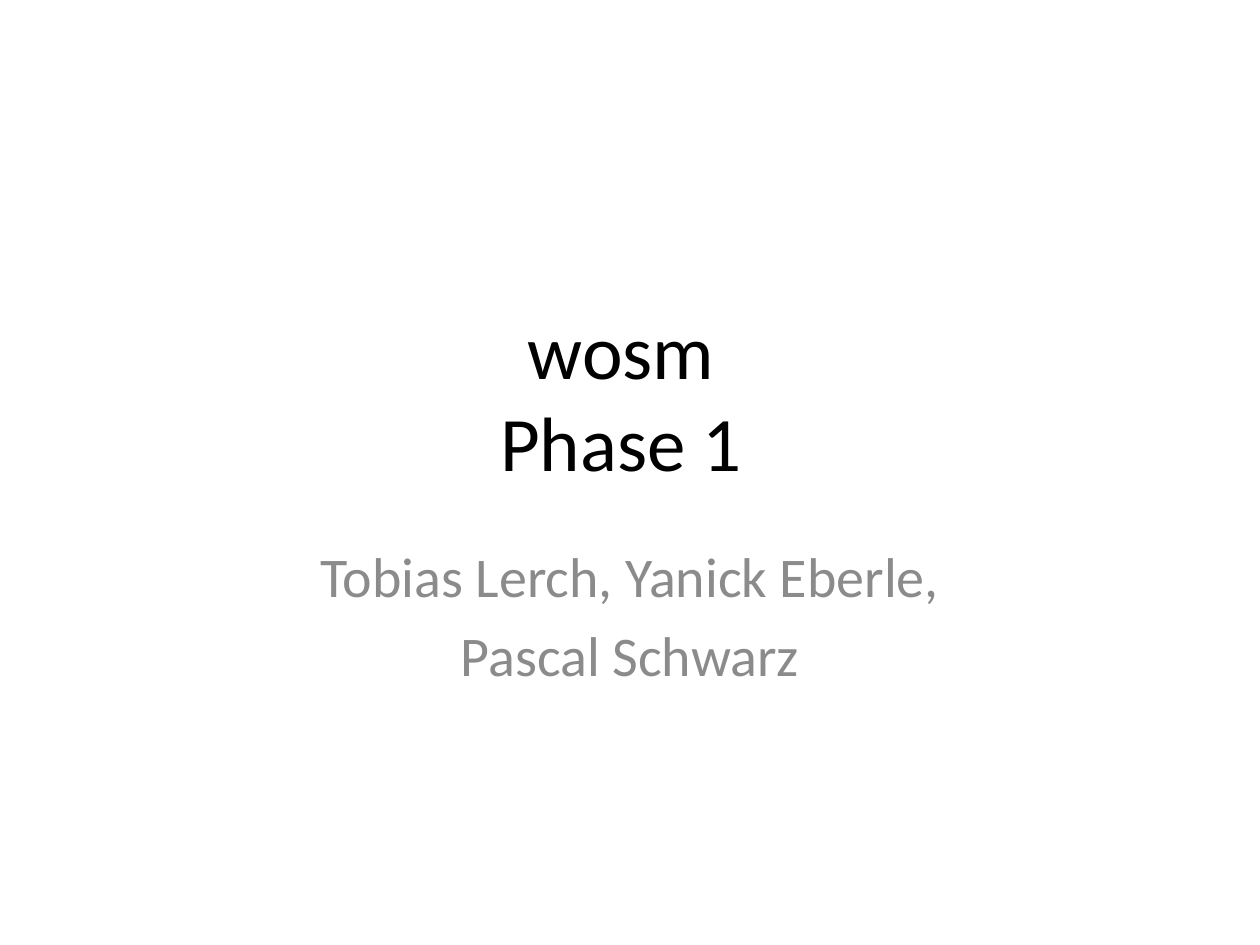
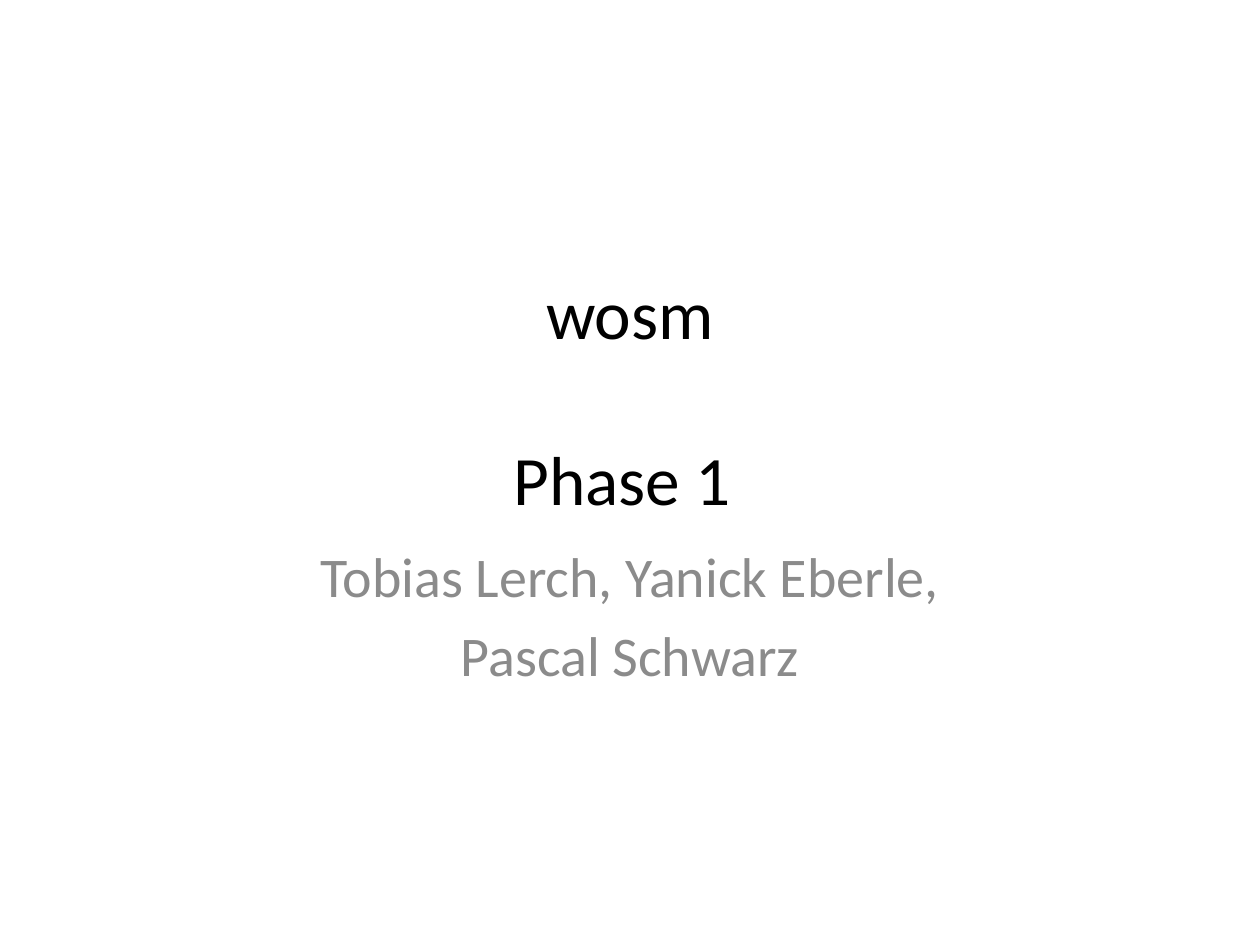
Before and after one commit to iSOcH/wosm, a slide deck: slide 1 of Phase1/Demo1.pptx. Drawn at 1260x945 pixels with LibreOffice and Linux fonts; fonts in the diff are those of the drawing. Boxes give left, top, right and bottom in pixels: in the first picture for what was removed or moved away, otherwise in the second. Text is boxed around its words. In the diff, an @@ line names an element or a change of style, - is before the commit and + after.

```diff
--- a/Phase1/Demo1.pptx
+++ b/Phase1/Demo1.pptx
@@ title "wosm Phase 1" at box(513, 305, 731, 506): size 44 to 39.6 pt @@
```
Also in this commit, not shown: 2 other slides changed, 3 slides added, 2 other files.
